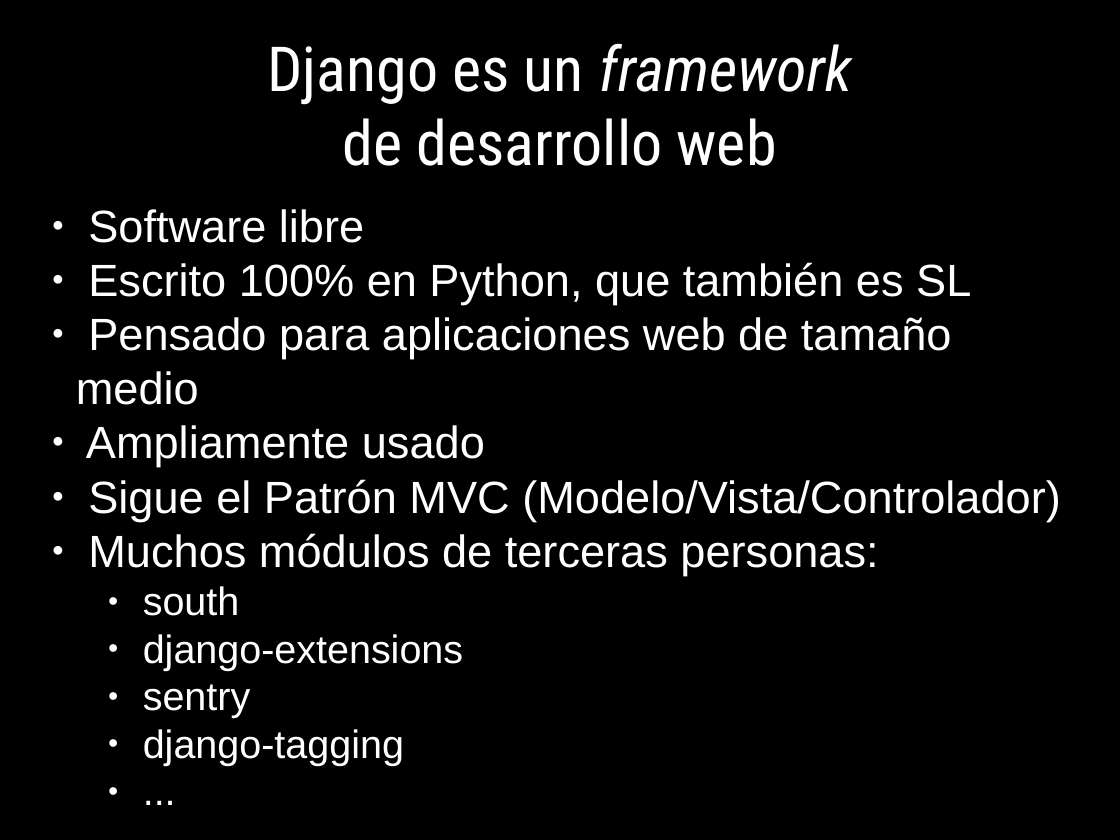
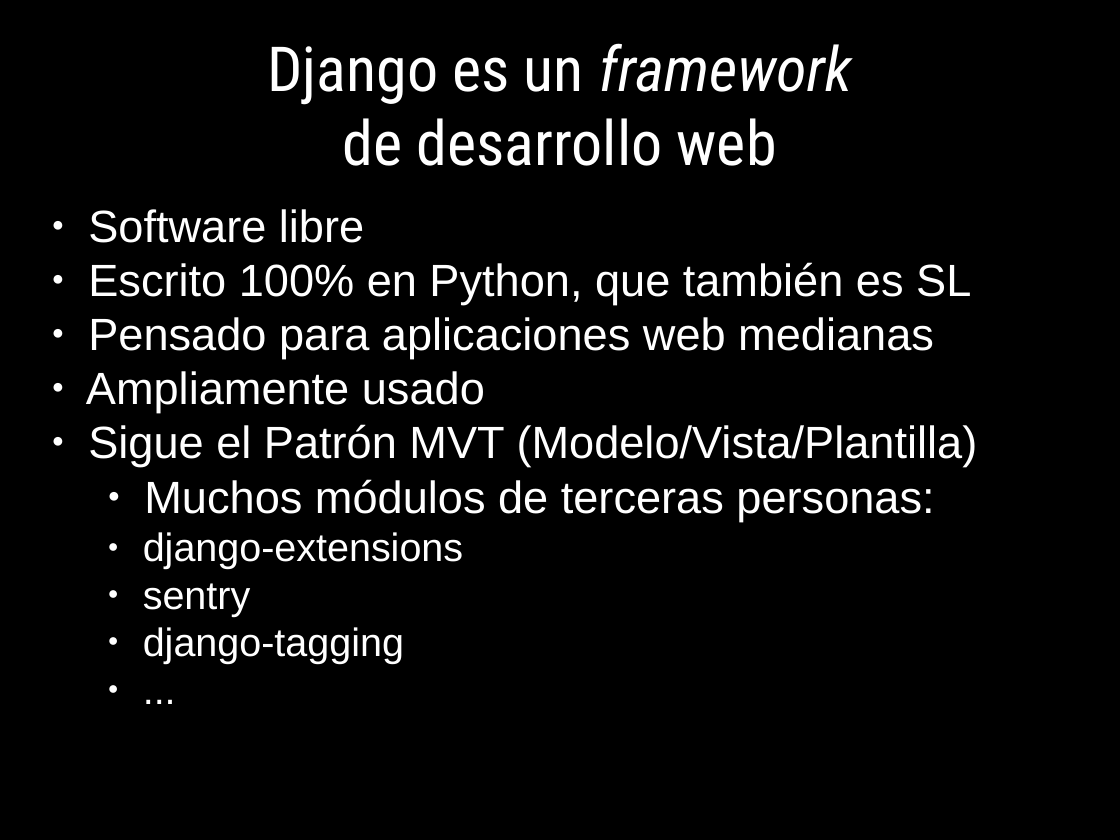
Before and after one commit to euribates/curso-django, a slide deck: slide 8 of presentacion/curso_django.odp. Drawn at 1120x840 pixels with LibreOffice and Linux fonts; fonts in the diff are those of the drawing. Boxes give left, top, right and bottom in pixels: in the first picture for what was removed or moved away, otherwise in the second. Text is boxed around its words. In the diff, an @@ line names an element or a change of style, - is before the commit and + after.

Commit message:
Cambio en presentacion -> Django 1.8

```diff
--- a/presentacion/curso_django.odp
+++ b/presentacion/curso_django.odp
@@ text at (88, 317, 934, 359): text changed @@
-● Pensado para aplicaciones web de tamaño medio
+● Pensado para aplicaciones web medianas
@@ text at (88, 424, 978, 467): text changed @@
-● Sigue el Patrón MVC (Modelo/Vista/Controlador)
+● Sigue el Patrón MVT (Modelo/Vista/Plantilla)
@@ text at (144, 479, 934, 521): indent changed @@
@@ text at (143, 586, 240, 616): paragraph removed @@
-● south
```
Also in this commit, not shown: 31 other slides changed, 14 slides added, 2 slides removed, 11 other files.
